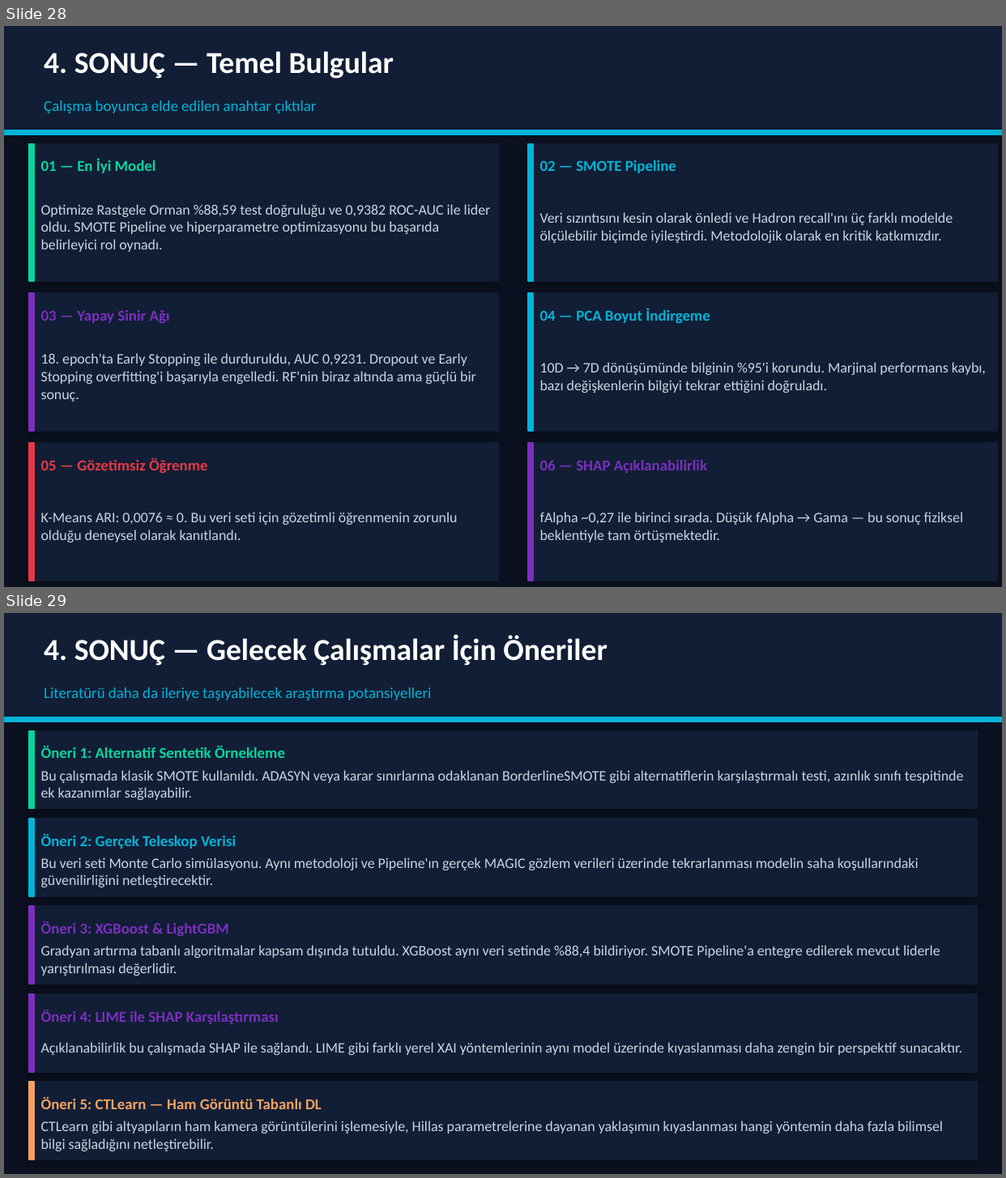
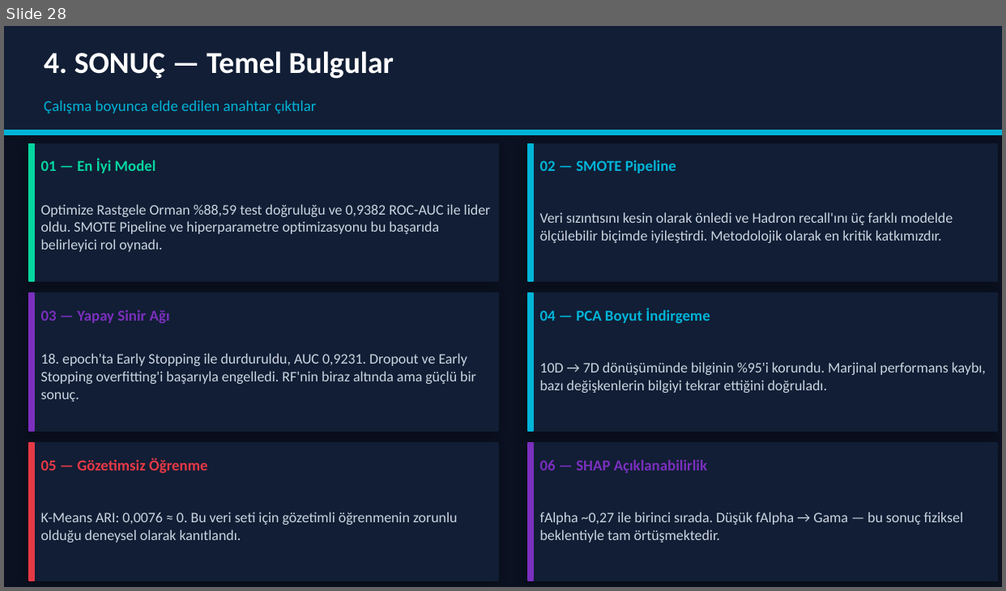
Before and after one commit to sudeaksu/MAGIC-Gamma-Telescope-Classification, a slide deck: 3_Presentation/MAGIC_Sunum.pptx. Shown one above the other, each under a label of ours: slides 28 and 29 before the commit, slide 28 after it. The pictures are 1006x1178 and 1006x591 pixels, drawn with LibreOffice and Linux fonts; fonts in the diff are those of the drawing. Boxes give left, top, right and bottom in pixels: in the first picture for what was removed or moved away, otherwise in the second. Text is boxed around its words. In the diff, an @@ line names an element or a change of style, - is before the commit and + after.

```diff
--- a/3_Presentation/MAGIC_Sunum.pptx
+++ b/3_Presentation/MAGIC_Sunum.pptx
@@ slide 29 removed at <box>4,613,1002,1174</box>, background #0B1120 @@
@@ rectangle removed at <box>4,613,1002,717</box> @@
@@ text removed at <box>44,635,607,666</box> @@
-4. SONUÇ — Gelecek Çalışmalar İçin Öneriler
@@ text removed at <box>44,688,431,700</box> @@
-Literatürü daha da ileriye taşıyabilecek araştırma potansiyelleri
@@ rectangle removed at <box>4,717,1002,722</box> @@
@@ rectangle removed at <box>29,730,977,808</box> @@
@@ rectangle removed at <box>29,730,34,808</box> @@
@@ text removed at <box>41,746,285,758</box> @@
-Öneri 1: Alternatif Sentetik Örnekleme
@@ text removed at <box>41,770,964,800</box> @@
-Bu çalışmada klasik SMOTE kullanıldı. ADASYN veya karar sınırlarına odaklanan BorderlineSMOTE gibi alternatiflerin karşılaştırmalı testi, azınlık sınıfı tespitinde ek kazanımlar sağlayabilir.
@@ rectangle removed at <box>29,819,977,897</box> @@
@@ rectangle removed at <box>29,819,34,897</box> @@
@@ text removed at <box>41,834,236,849</box> @@
-Öneri 2: Gerçek Teleskop Verisi
@@ text removed at <box>41,858,918,888</box> @@
-Bu veri seti Monte Carlo simülasyonu. Aynı metodoloji ve Pipeline'ın gerçek MAGIC gözlem verileri üzerinde tekrarlanması modelin saha koşullarındaki güvenilirliğini netleştirecektir.
@@ rectangle removed at <box>29,906,977,984</box> @@
@@ rectangle removed at <box>29,906,34,984</box> @@
@@ text removed at <box>41,922,229,936</box> @@
-Öneri 3: XGBoost & LightGBM
@@ text removed at <box>41,945,940,976</box> @@
-Gradyan artırma tabanlı algoritmalar kapsam dışında tutuldu. XGBoost aynı veri setinde %88,4 bildiriyor. SMOTE Pipeline'a entegre edilerek mevcut liderle yarıştırılması değerlidir.
@@ rectangle removed at <box>29,995,977,1072</box> @@
@@ rectangle removed at <box>29,995,34,1072</box> @@
@@ text removed at <box>41,1010,279,1024</box> @@
-Öneri 4: LIME ile SHAP Karşılaştırması
@@ text removed at <box>41,1042,962,1055</box> @@
-Açıklanabilirlik bu çalışmada SHAP ile sağlandı. LIME gibi farklı yerel XAI yöntemlerinin aynı model üzerinde kıyaslanması daha zengin bir perspektif sunacaktır.
@@ rectangle removed at <box>29,1082,977,1160</box> @@
@@ rectangle removed at <box>29,1082,34,1160</box> @@
@@ text removed at <box>41,1097,322,1110</box> @@
-Öneri 5: CTLearn — Ham Görüntü Tabanlı DL
@@ text removed at <box>41,1121,943,1152</box> @@
-CTLearn gibi altyapıların ham kamera görüntülerini işlemesiyle, Hillas parametrelerine dayanan yaklaşımın kıyaslanması hangi yöntemin daha fazla bilimsel bilgi sağladığını netleştirebilir.
```
Also in this commit, not shown: 3 slides changed.
